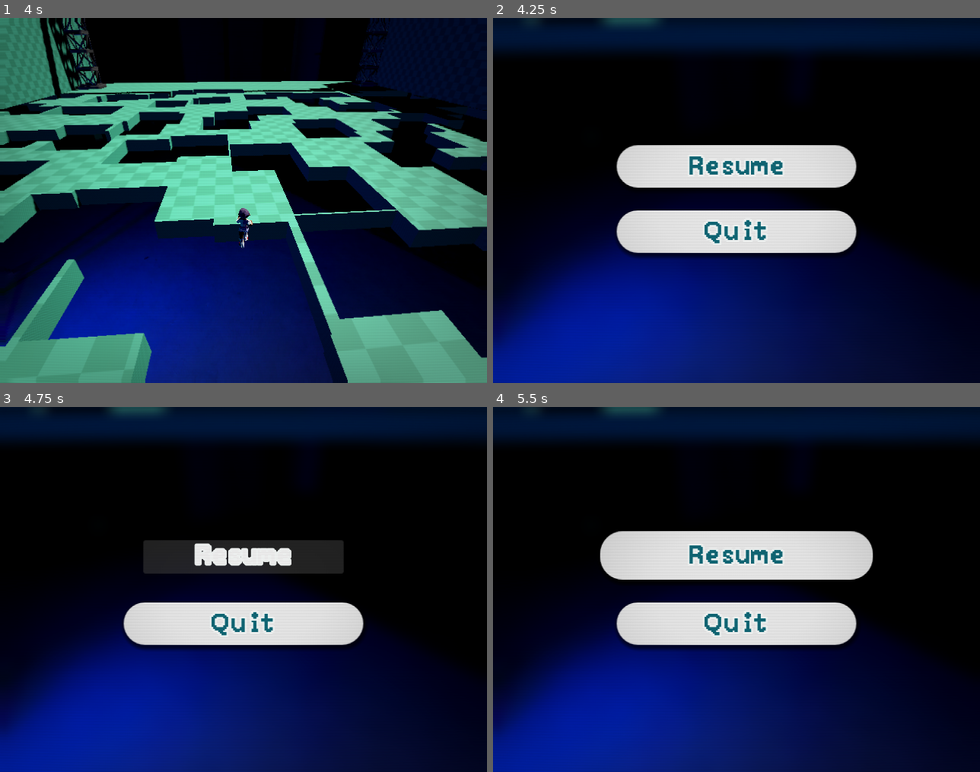
Above: before the commit, frames 1-4 (two rows, left to right).
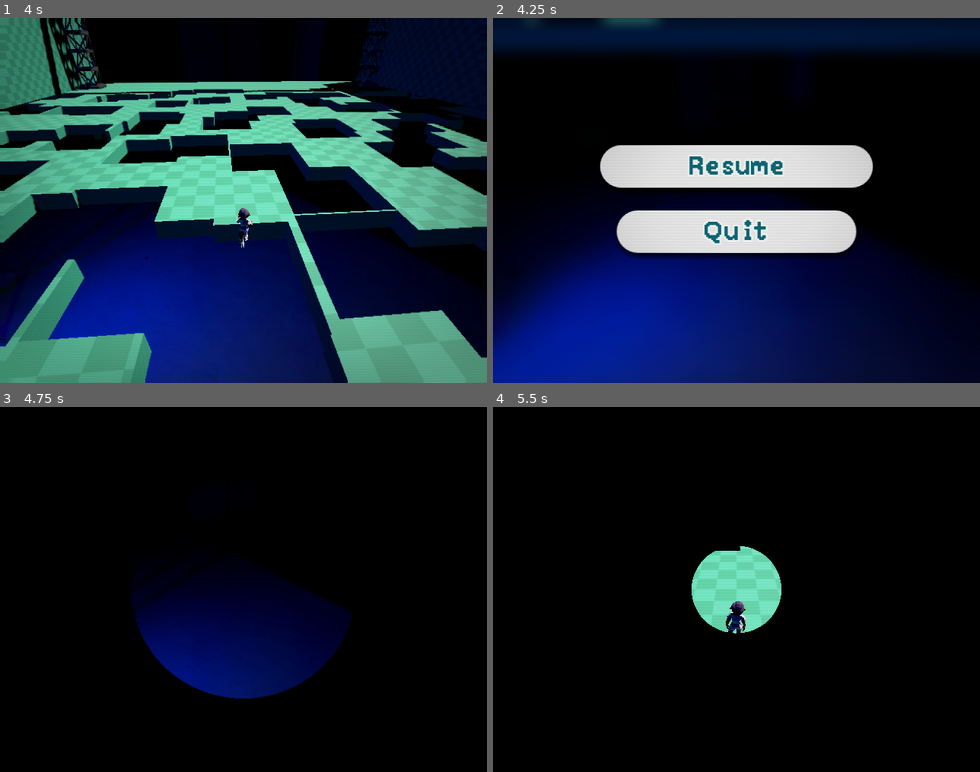
Above: after the commit, the same moments.

Repository: lognasmeow/Wonder
Game: Godot game, scene res://Maps/map_main.tscn
Same seed, same stepped clock (60 frames per second), same inputs: the game is played once before the commit and once after it.
Inputs (mouse positions are in pixels of both pictures, inside the frame that each line leads up to):
- Up to frame 1 (4 s): move the mouse to (267, 200) at 0.52 s; hold W (up) from 0.53 s (still down); tap Space (jump) at 0.77, 1.52, 3.02, 3.77 s; move the mouse to (219, 200) at 1.27 s; move the mouse to (253, 193) at 2.02 s; move the mouse to (238, 207) at 2.77 s; move the mouse to (282, 204) at 3.52 s
- Up to frame 2 (4.25 s): keep holding W (up); tap Escape (ui_cancel) at 4.15 s
- Up to frame 3 (4.75 s): release W (up) at 4.25 s; click "Resume" at 4.25 s
- Up to frame 4 (5.5 s): move the mouse to (697, 585) at 5.02 s; hold W (up) from 5.03 s (still down); tap Space (jump) at 5.27 s

Frame 1 is identical in both runs. In frame 2, 0.9% of the frame differs, in the area x 21-79%, y 34-47%; in frame 3, 50%; in frame 4, 59%, in the area x 0-100%, y 0-100%.

Commit message:
pause menu

Diff:
--- a/Maps/map_main.gd
+++ b/Maps/map_main.gd
@@ -9,6 +9,7 @@
 
 signal transitioningOut
 signal transitioningIn
+signal pausing
 
 func _ready():
 	connectModifierSignals()
@@ -23,12 +24,13 @@
 
 func pauseGame() -> void:
 	blur.visible = true
-	pauseMenu.show()
+	pauseMenu.visible = true
+	pausing.emit()
 	get_tree().paused = true
 
 func unpauseGame() -> void:
 	blur.visible = false
-	pauseMenu.hide()
+	pauseMenu.visible = false
 	get_tree().paused = false
 
 func connectModifierSignals() -> void:
@@ -88,3 +90,7 @@
 
 func _on_spikes_modifier_added():
 	get_node("ModSpikes").squish()
+
+
+func _on_pausemenu_resume_pressed():
+	unpauseGame()
--- a/Maps/map_main.tscn
+++ b/Maps/map_main.tscn
@@ -102,6 +102,7 @@
 stream = ExtResource("9_m4ext")
 autoplay = true
 
+[connection signal="pausing" from="." to="UI/Pausemenu" method="_on_map_main_pausing"]
 [connection signal="transitioningIn" from="." to="UI/FadeCircle" method="_on_map_main_transitioning_in"]
 [connection signal="transitioningOut" from="." to="UI/FadeCircle" method="_on_map_main_transitioning_out"]
 [connection signal="enteredFallPlane" from="Player" to="." method="_on_player_entered_fall_plane"]
@@ -109,3 +110,4 @@
 [connection signal="body_entered" from="FallPlane" to="." method="_on_fall_plane_body_entered"]
 [connection signal="body_entered" from="FallPlane" to="Player" method="_on_fall_plane_body_entered"]
 [connection signal="body_entered" from="FinishLine/AreaFinishLine" to="Player" method="_on_area_finish_line_body_entered"]
+[connection signal="resumePressed" from="UI/Pausemenu" to="." method="_on_pausemenu_resume_pressed"]
--- a/UI/Screens/PauseMenu/pausemenu.gd
+++ b/UI/Screens/PauseMenu/pausemenu.gd
@@ -2,6 +2,19 @@
 
 @onready var vbox: VBoxContainer = $VBoxContainer
 
+signal resumePressed
 
 func _ready():
 	vbox.get_child(0).grab_focus()
+
+
+func _on_map_main_pausing():
+	vbox.get_child(0).grab_focus()
+
+
+func _on_btn_resume_pressed():
+	resumePressed.emit()
+
+
+func _on_btn_quit_pressed():
+	get_tree().quit()
--- a/UI/Screens/PauseMenu/pausemenu.tscn
+++ b/UI/Screens/PauseMenu/pausemenu.tscn
@@ -28,10 +28,13 @@
 theme_override_constants/separation = 50
 alignment = 1
 
-[node name="BaseButton" parent="VBoxContainer" unique_id=74916123 instance=ExtResource("2_o2c35")]
+[node name="btnResume" parent="VBoxContainer" unique_id=74916123 instance=ExtResource("2_o2c35")]
 layout_mode = 2
 text = "Resume"
 
-[node name="BaseButton2" parent="VBoxContainer" unique_id=2000098978 instance=ExtResource("2_o2c35")]
+[node name="btnQuit" parent="VBoxContainer" unique_id=2000098978 instance=ExtResource("2_o2c35")]
 layout_mode = 2
 text = "Quit"
+
+[connection signal="pressed" from="VBoxContainer/btnResume" to="." method="_on_btn_resume_pressed"]
+[connection signal="pressed" from="VBoxContainer/btnQuit" to="." method="_on_btn_quit_pressed"]
